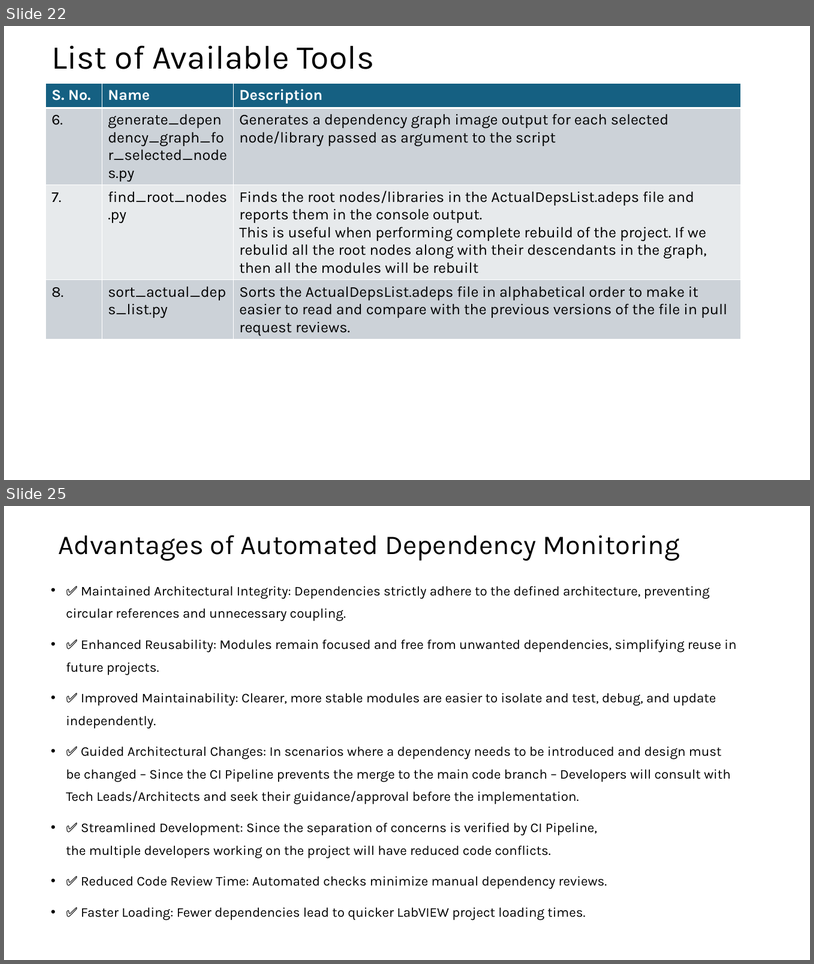
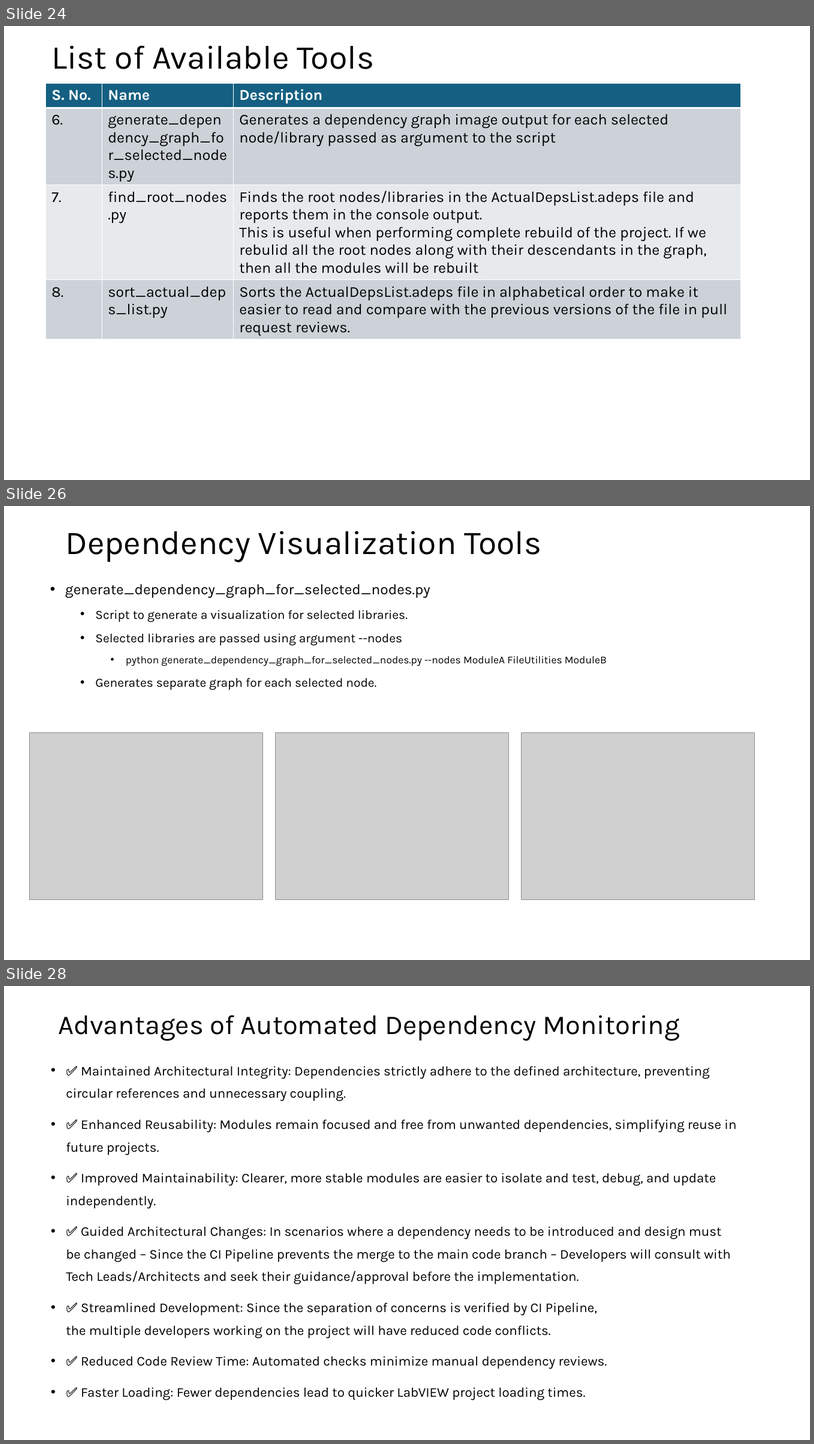
Before and after one commit to karthick-shanmuga/sw-deps-monitor, a slide deck: Docs/Automated Dependency Monitoring in CI Pipeline.pptx. Shown one above the other, each under a label of ours: slides 22 and 25 before the commit, slides 24, 26 and 28 after it; the slides between them are not shown. The pictures are 814x964 and 814x1444 pixels, drawn with LibreOffice and Linux fonts; fonts in the diff are those of the drawing; grey boxes stand for pictures. Boxes give left, top, right and bottom in pixels: in the first picture for what was removed or moved away, otherwise in the second. Text is boxed around its words. In the diff, an @@ line names an element or a change of style, - is before the commit and + after.

Commit message:
Updated presentation with additional details and screenshots (#16)

```diff
--- a/Docs/Automated Dependency Monitoring in CI Pipeline.pptx
+++ b/Docs/Automated Dependency Monitoring in CI Pipeline.pptx
@@ slide 26 added at [4, 506, 810, 960], background #FFFFFF @@
@@ title added at [65, 531, 542, 562], 39.6 pt, text #000000 @@
+Dependency Visualization Tools
@@ text added at [65, 584, 607, 690], 15 pt, text #000000 @@
+• generate_dependency_graph_for_selected_nodes.py
+  • Script to generate a visualization for selected libraries.
+  • Selected libraries are passed using argument --nodes
+    • python generate_dependency_graph_for_selected_nodes.py --nodes ModuleA FileUtilities ModuleB
+  • Generates separate graph for each selected node.
@@ picture added at [29, 733, 263, 900] @@
@@ picture added at [276, 733, 509, 900] @@
@@ picture added at [522, 733, 755, 900] @@
@@ what was slide 22 is now slide 24 @@
@@ what was slide 25 is now slide 28 @@
```
Also in this commit, not shown: 12 slides changed, 4 other slides added, 2 slides removed.
